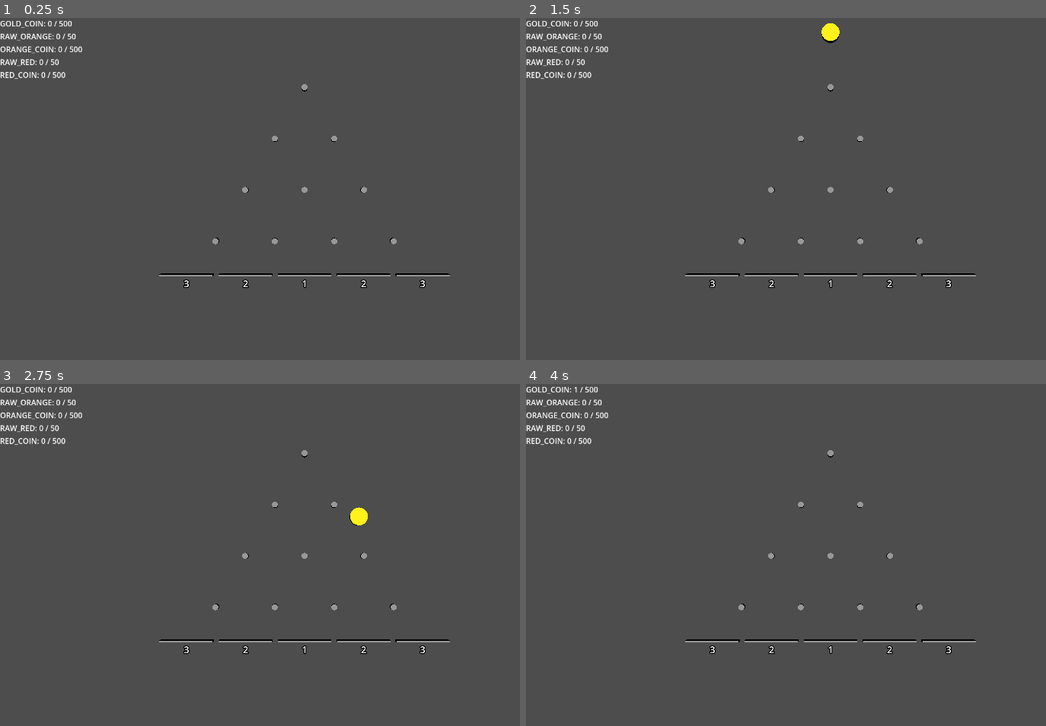
Above: before the commit, frames 1-4 (two rows, left to right).
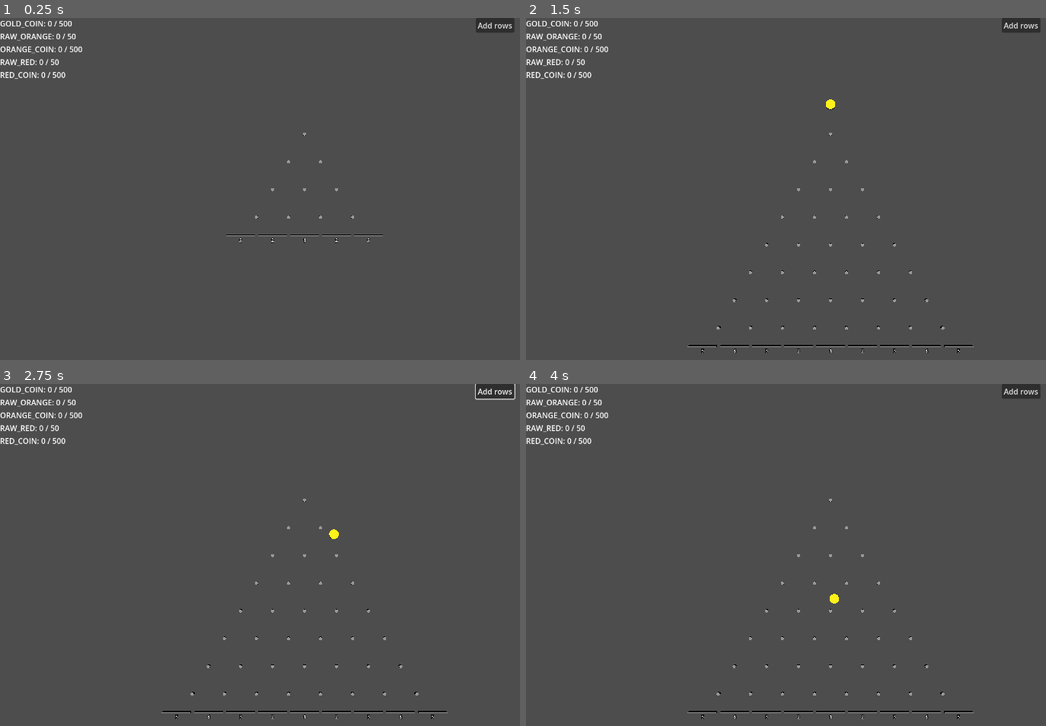
Above: after the commit, the same moments.

Repository: kjbrown-sandbox/pleenko
Game: Godot game, scene res://entities/main/main.tscn
Same seed, same stepped clock (60 frames per second), same inputs: the game is played once before the commit and once after it.
Inputs (mouse positions are in pixels of both pictures, inside the frame that each line leads up to):
- Up to frame 1 (0.25 s): no input
- Up to frame 2 (1.5 s): click (1020, 24) at 0.5 s, where only the run after the commit has a clickable "Add rows"; tap Enter at 1.25 s; move the mouse to (962, 171) at 1.27 s; hold Right from 1.28 s (still down); hold Space (drop_coin) from 1.28 s (still down); click (962, 171) at 1.42 s
- Up to frame 3 (2.75 s): move the mouse to (182, 572) at 2.02 s; release Right at 2.03 s; release Space (drop_coin) at 2.03 s; hold Left from 2.03 s (still down); tap 1 (drop_unrefined) at 2.1 s
- Up to frame 4 (4 s): move the mouse to (890, 479) at 2.77 s; release Left at 2.78 s; hold Right from 2.78 s (still down); tap P at 2.85 s; move the mouse to (801, 623) at 3.52 s; tap U at 3.6 s; click (801, 623) at 3.67 s

The runs differ from the first frame. In frame 1, 1.2% of the frame differs, in the area x 30-99%, y 0-79%; in frame 2, 1.8%; in frame 3, 1.8%, in the area x 30-100%, y 0-98%; in frame 4, 1.7%.

Commit message:
YOU CAN ADD ROWS

Diff:
--- /dev/null
+++ b/entities/main/main.gd
@@ -0,0 +1,16 @@
+extends Node3D
+
+const UpgradeRowScene := preload("res://entities/upgrade_row/upgrade_row.tscn")
+
+@onready var plinko_board: Node3D = $PlinkoBoard
+@onready var upgrades_container: Node = $UpgradeSection/Upgrades
+
+
+func _ready() -> void:
+	plinko_board.setup(Enums.BoardType.GOLD)
+	build_upgrades()
+
+func build_upgrades() -> void:
+	var row = UpgradeRowScene.instantiate()
+	row.setup("Add rows", func(): plinko_board.add_two_rows())
+	upgrades_container.add_child(row)
--- a/entities/main/main.tscn
+++ b/entities/main/main.tscn
@@ -1,12 +1,17 @@
 [gd_scene format=3 uid="uid://djihx7hlyi5a6"]
 
+[ext_resource type="Script" uid="uid://der5dhn1xrahx" path="res://entities/main/main.gd" id="1_j5li3"]
 [ext_resource type="PackedScene" uid="uid://dqosetipfxq2w" path="res://entities/plinko_board/plinko_board.tscn" id="1_kykwc"]
+[ext_resource type="PackedScene" uid="uid://dwssqmgrhvooe" path="res://entities/plinko_board/upgrade_section.tscn" id="2_728ll"]
 [ext_resource type="Script" uid="uid://dqvg32rprv776" path="res://entities/main/coin_values.gd" id="2_dn64k"]
 
 [node name="Main" type="Node3D" unique_id=441209692]
+script = ExtResource("1_j5li3")
+
+[node name="UpgradeSection" parent="." unique_id=1587731956 instance=ExtResource("2_728ll")]
 
 [node name="Camera3D" type="Camera3D" parent="." unique_id=767305011]
-transform = Transform3D(1, 0, 0, 0, 1, 0, 0, 0, 1, 2.08165e-12, -1.7165763, 3.7811632)
+transform = Transform3D(1, 0, 0, 0, 1, 0, 0, 0, 1, 2.08165e-12, -1.7165763, 6.980745)
 
 [node name="PlinkoBoard" parent="." unique_id=455905067 instance=ExtResource("1_kykwc")]
 num_rows = 4
--- a/entities/plinko_board/plinko_board.gd
+++ b/entities/plinko_board/plinko_board.gd
@@ -8,14 +8,17 @@
 const PegScene := preload("res://entities/peg/peg.tscn")
 const BucketScene: PackedScene = preload("res://entities/bucket/bucket.tscn")
 const CoinScene := preload("res://entities/coin/coin.tscn")
+const UpgradeRowScene := preload("res://entities/upgrade_row/upgrade_row.tscn")
 
 @onready var pegs_container: Node3D = $Pegs
 @onready var buckets_container: Node3D = $Buckets
 
+var board_type = Enums.BoardType
+
 var can_drop = true
 
-func _ready() -> void:
-	build_board()
+# func _ready() -> void:
+
 
 func _input(event: InputEvent) -> void:
 	if event.is_action_pressed("drop_coin"):
@@ -25,6 +28,11 @@
 	if event is InputEventKey and event.pressed and event.keycode == KEY_U:
 		var success = UpgradeManager.buy(Enums.BoardType.GOLD, "drop_rate")
 		print("Drop rate upgrade: ", "success" if success else "failed")
+
+func setup(type: Enums.BoardType) -> void:
+	board_type = type
+
+	build_board()
 
 
 func drop_coin() -> void:
@@ -79,3 +87,7 @@
 		bucket.position = Vector3((i * space_between_pegs), 0, 0)
 		bucket.value = distance_from_center + 1
 		buckets_container.add_child(bucket)
+
+func add_two_rows() -> void:
+	num_rows += 2
+	build_board()
--- a/entities/plinko_board/plinko_board.tscn
+++ b/entities/plinko_board/plinko_board.tscn
@@ -1,10 +1,10 @@
-[gd_scene load_steps=2 format=3 uid="uid://dqosetipfxq2w"]
+[gd_scene format=3 uid="uid://dqosetipfxq2w"]
 
-[ext_resource type="Script" path="res://entities/plinko_board/plinko_board.gd" id="1_wje3v"]
+[ext_resource type="Script" uid="uid://dpicrqh1sc34f" path="res://entities/plinko_board/plinko_board.gd" id="1_wje3v"]
 
-[node name="PlinkoBoard" type="Node3D"]
+[node name="PlinkoBoard" type="Node3D" unique_id=812938818]
 script = ExtResource("1_wje3v")
 
-[node name="Pegs" type="Node3D" parent="."]
+[node name="Pegs" type="Node3D" parent="." unique_id=2007669668]
 
-[node name="Buckets" type="Node3D" parent="."]
+[node name="Buckets" type="Node3D" parent="." unique_id=395647080]
--- /dev/null
+++ b/entities/plinko_board/upgrade_section.tscn
@@ -0,0 +1,12 @@
+[gd_scene format=3 uid="uid://dwssqmgrhvooe"]
+
+[node name="UpgradeSection" type="CanvasLayer" unique_id=1448500383]
+
+[node name="Upgrades" type="VBoxContainer" parent="." unique_id=107140261]
+anchors_preset = 1
+anchor_left = 1.0
+anchor_right = 1.0
+offset_left = -280.0
+offset_right = -240.0
+offset_bottom = 40.0
+grow_horizontal = 0
--- /dev/null
+++ b/entities/upgrade_row/upgrade_row.gd
@@ -0,0 +1,13 @@
+extends Control
+@onready var purchase_upgrade_button: Button = $PurchaseUpgradeButton
+
+var _label: String
+var _callback: Callable
+
+func setup(upgrade_text: String, on_upgrade: Callable) -> void:
+	_label = upgrade_text
+	_callback = on_upgrade
+
+func _ready() -> void:
+	purchase_upgrade_button.text = _label
+	purchase_upgrade_button.pressed.connect(_callback)
--- /dev/null
+++ b/entities/upgrade_row/upgrade_row.tscn
@@ -0,0 +1,10 @@
+[gd_scene format=3 uid="uid://b7g4wiwy64dus"]
+
+[ext_resource type="Script" uid="uid://djwgl6f0kkda0" path="res://entities/upgrade_row/upgrade_row.gd" id="1_aqdia"]
+
+[node name="UpgradeRow" type="Control" unique_id=2018403773]
+script = ExtResource("1_aqdia")
+
+[node name="PurchaseUpgradeButton" type="Button" parent="." unique_id=44118311]
+offset_right = 8.0
+offset_bottom = 8.0
Not shown, added: entities/main/main.gd.uid
Not shown, added: entities/upgrade_row/upgrade_row.gd.uid
